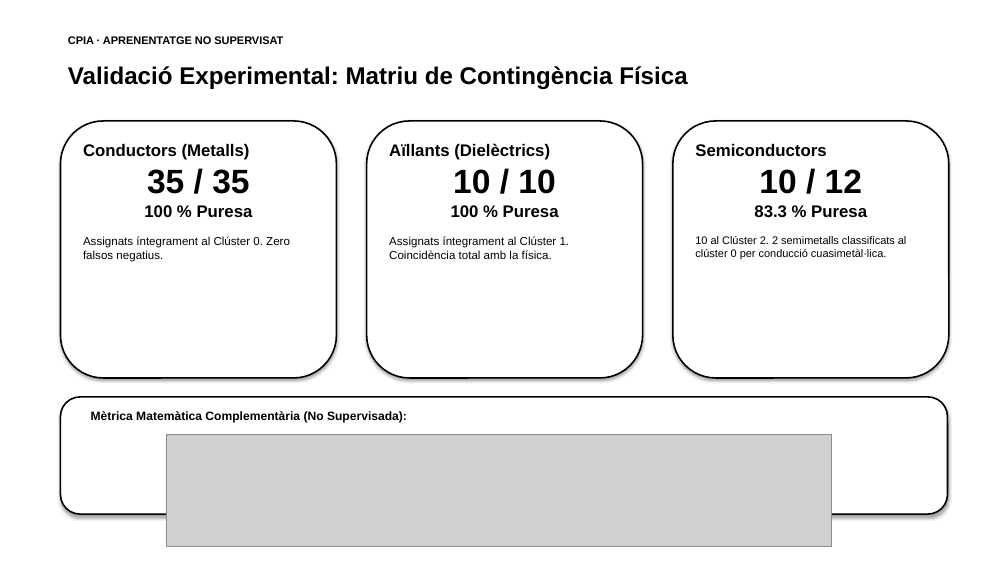
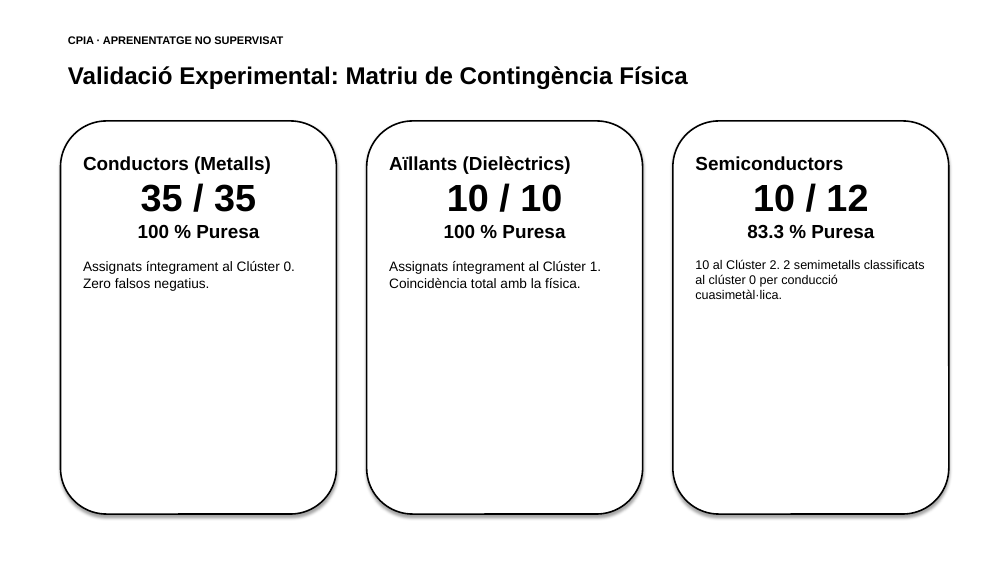
Before and after one commit to ArnauMontull/CPIA-Expo, a slide deck: slide 7 of presentacion/presentacion_materiales_uriel.pptx. Drawn at 1008x567 pixels with LibreOffice and Linux fonts; fonts in the diff are those of the drawing; grey boxes stand for pictures. Boxes give left, top, right and bottom in pixels: in the first picture for what was removed or moved away, otherwise in the second. Text is boxed around its words. In the diff, an @@ line names an element or a change of style, - is before the commit and + after.

Commit message:
docs(slides): actualitzar presentacio d'Uriel amb els canvis de disseny i text

```diff
--- a/presentacion/presentacion_materiales_uriel.pptx
+++ b/presentacion/presentacion_materiales_uriel.pptx
@@ rounded rectangle: place and size @@
-rounded rectangle at [60, 121, 337, 378]
+rounded rectangle at [60, 121, 337, 514]
@@ text "Conductors (Metalls)": place and size @@
-text "Conductors (Metalls)" at [83, 144, 290, 262]
+text "Conductors (Metalls)" at [83, 156, 295, 291]
@@ text "Conductors (Metalls)" at [83, 156, 295, 291]: size 16 to 18 pt in "Conductors (Metalls)", "100 % Puresa"; size 32 to 36 pt in "35 / 35"; size 11 to 13 pt in "Assignats íntegrament al Clúster 0. Zero falsos ..." @@
@@ rounded rectangle: place and size @@
-rounded rectangle at [367, 121, 643, 378]
+rounded rectangle at [367, 121, 643, 514]
@@ text "Aïllants (Dielèctrics)": place and size @@
-text "Aïllants (Dielèctrics)" at [389, 143, 570, 259]
+text "Aïllants (Dielèctrics)" at [389, 156, 601, 288]
@@ text "Aïllants (Dielèctrics)" at [389, 156, 601, 288]: size 16 to 18 pt in "Aïllants (Dielèctrics)", "100 % Puresa"; size 32 to 36 pt in "10 / 10"; size 11 to 13 pt in "Assignats íntegrament al Clúster 1. Coincidència total ..." @@
@@ rounded rectangle: place and size @@
-rounded rectangle at [673, 121, 949, 378]
+rounded rectangle at [673, 121, 949, 514]
@@ text "Semiconductors": place and size @@
-text "Semiconductors" at [695, 169, 907, 259]
+text "Semiconductors" at [695, 156, 925, 299]
@@ text "Semiconductors" at [695, 156, 925, 299]: size 16 to 18 pt in "Semiconductors", "83.3 % Puresa"; size 32 to 36 pt in "10 / 12"; size 10.5 to 12 pt in "10 al Clúster 2. 2 semimetalls classificats ..." @@
@@ rounded rectangle removed at [60, 397, 948, 514] @@
@@ text removed at [91, 411, 407, 422] @@
-Mètrica Matemàtica Complementària (No Supervisada):
@@ picture removed at [166, 435, 832, 547] @@
```
Also in this commit, not shown: 3 other slides changed, 4 other files.
